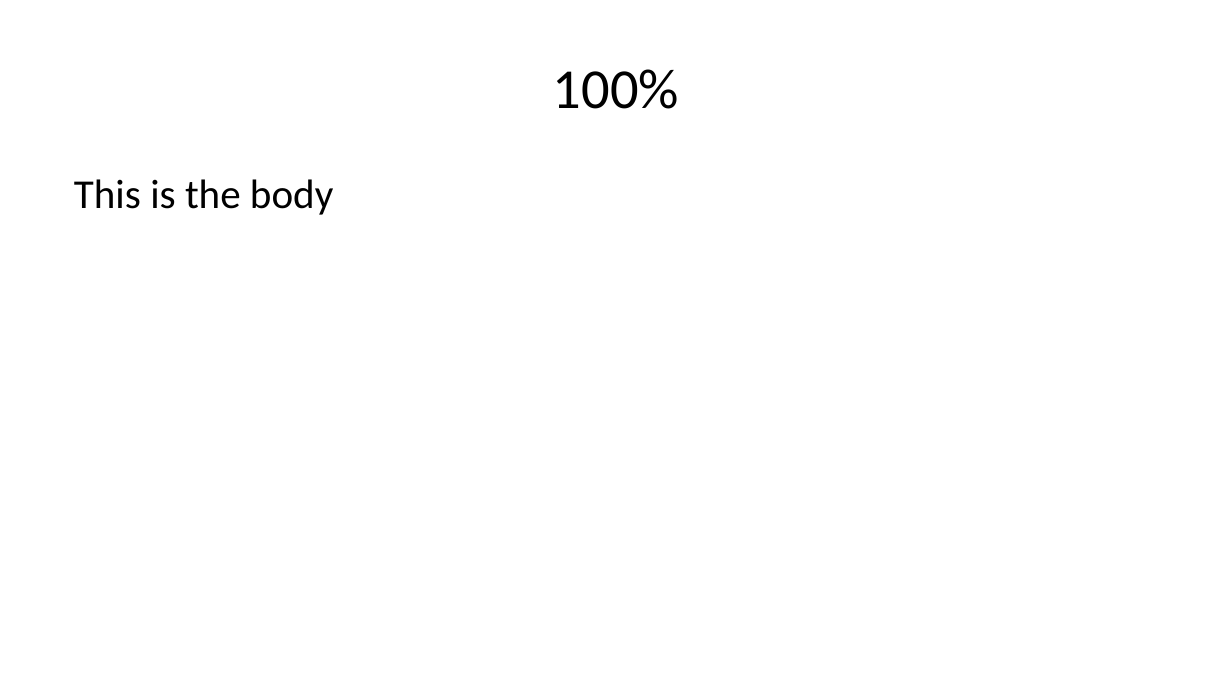
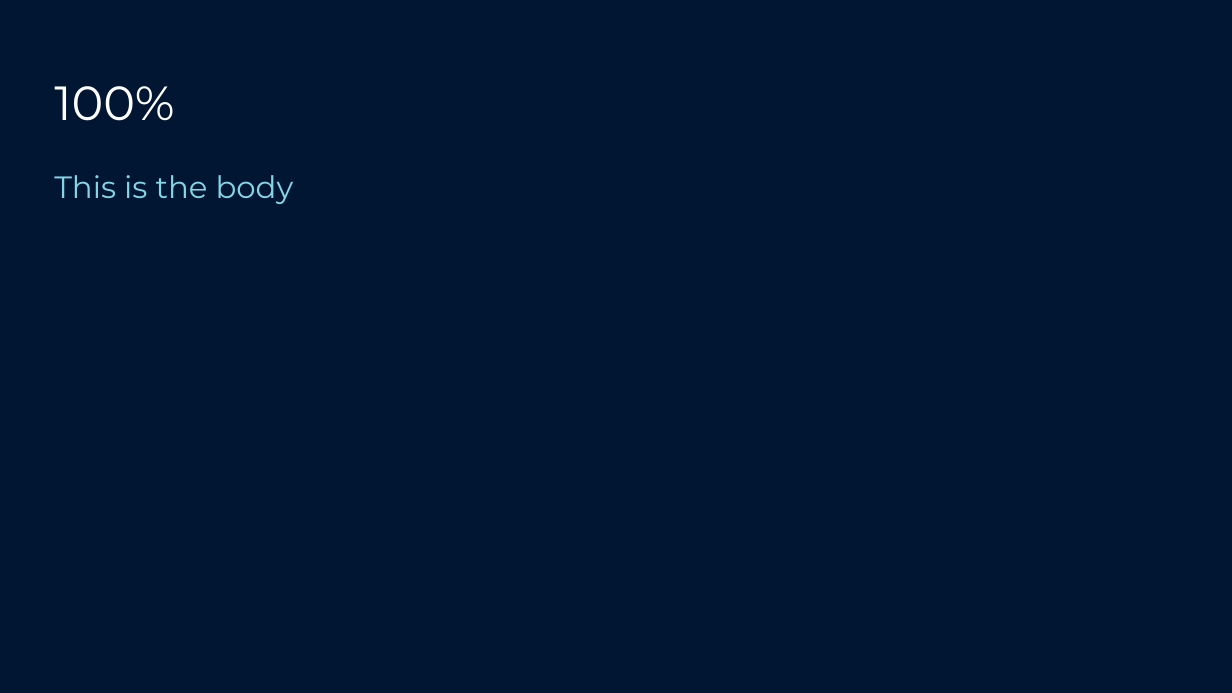
Before and after one commit to warith-harchaoui/md2star, a slide deck: slide 8 of assets/pptx/example.pptx. Drawn at 1232x693 pixels with LibreOffice and Linux fonts; fonts in the diff are those of the drawing. Boxes give left, top, right and bottom in pixels: in the first picture for what was removed or moved away, otherwise in the second. Text is boxed around its words. In the diff, an @@ line names an element or a change of style, - is before the commit and + after.

Commit message:
feat(template): land the branded PPTX with pandoc-compatible layout names
Replaces the lean Pandoc-baseline PPTX from d3ed89a with the
maintainer's branded reference doc. Same fix shape as 1174768 for
the DOCX: start from a Pandoc-clean baseline, brand it by hand,
ship.

Key wins over the previous bundled template:
- 69 KB on disk (vs the 1.x 16 MB template — factor 230×)
- Zero pandoc warnings on conversion: layout names match the
  canonical "Title Slide" / "Section Header" / "Title and Content"
  / "Two Content" / "Comparison" / "Content with Caption" /
  "Blank" / "Title Only" / "Picture with Caption" set that
  pandoc looks up by name.
- Five additional custom layouts available for users via the
  `{layout="..."}` attribute: "Panoramic Picture with Caption",
  "Quote with Caption", "Name Card", "Title and Vertical Text",
  "Vertical Title and Text".
- Tables render correctly in grid via soffice (verified locally),
  closing the same render bug class the docx rebuild closed.

Regenerated `assets/docx/*.docx` + `assets/pptx/example.pptx` from
the new template so the committed sample outputs reflect the
shipped branding.

```diff
--- a/assets/pptx/example.pptx
+++ b/assets/pptx/example.pptx
@@ background #FFFFFF to #001633 @@
@@ title "100%": place and size @@
-title "100%" at box(553, 69, 679, 109)
+title "100%" at box(54, 86, 174, 121)
@@ title "100%" at box(54, 86, 174, 121): size 33 to 28 pt, font Calibri to Montserrat, text colour #000000 to #FFFFFF; alignment centre to left; vertical alignment middle to top @@
@@ text "This is the body": place and size @@
-text "This is the body" at box(74, 179, 333, 215)
+text "This is the body" at box(54, 175, 294, 204)
@@ text "This is the body" at box(54, 175, 294, 204): size 24 to 18 pt, font Calibri to Montserrat, text colour #000000 to #85D5E6; less space between paragraphs @@
```
Also in this commit, not shown: 27 other slides changed, 6 other files.
